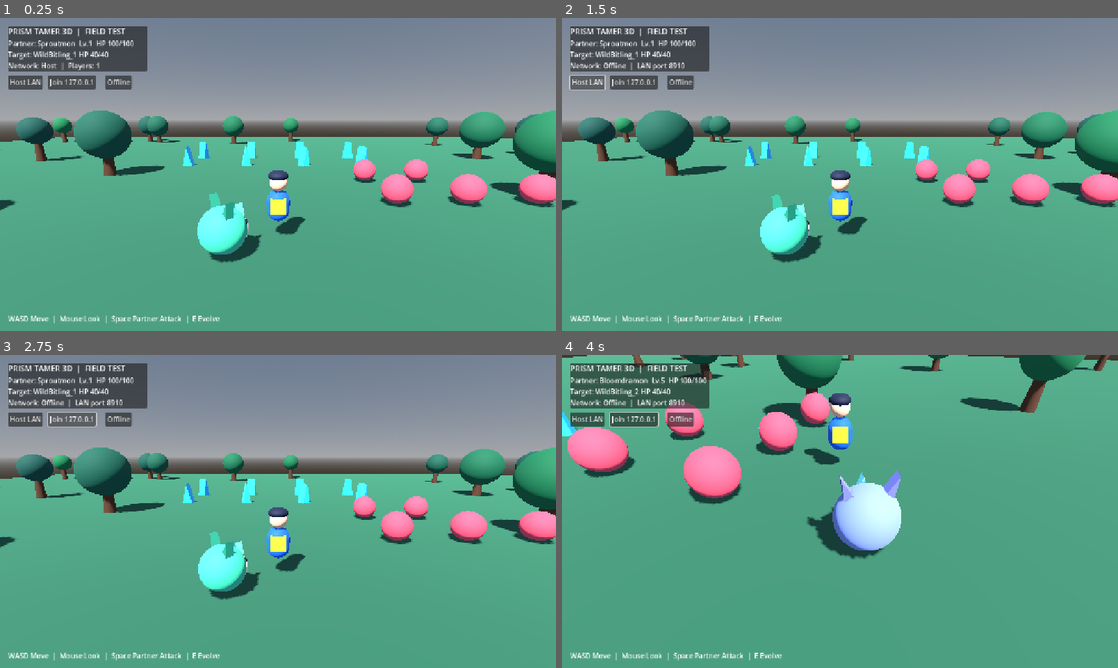
Above: before the commit, frames 1-4 (two rows, left to right).
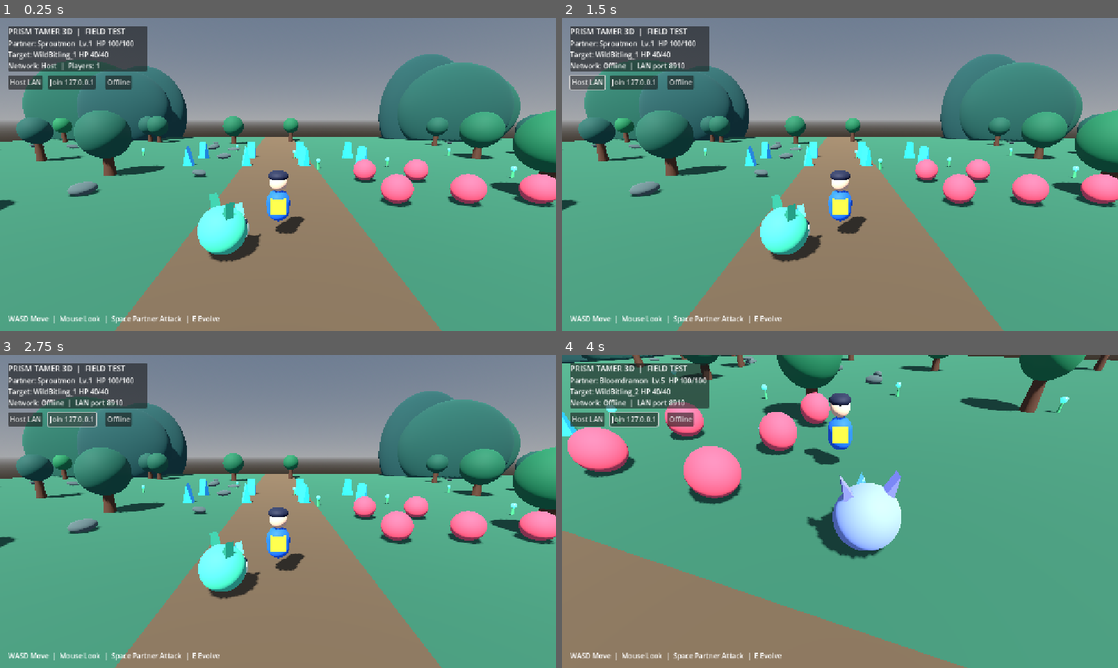
Above: after the commit, the same moments.

Repository: napathjailha-lgtm/Digimon2.5D
Game: Godot game, scene res://scenes/main.tscn
The game is run twice, just before and just after one commit, with the same random seed, the same clock (stepped at 60 frames per second) and the same inputs.
Inputs (mouse positions are in pixels of both pictures, inside the frame that each line leads up to):
- Up to frame 1 (0.25 s): no input
- Up to frame 2 (1.5 s): click "Offline" at 0.5 s; click "Host LAN" at 1.25 s
- Up to frame 3 (2.75 s): click "Join 127.0.0.1" at 2 s
- Up to frame 4 (4 s): move the mouse to (867, 511) at 2.77 s; hold E (interact) 2.78-3.53 s; hold W (move_forward) from 2.78 s (still down); move the mouse to (812, 511) at 3.52 s; tap E (interact) at 3.6 s

The runs differ from the first frame. In frame 1, 28% of the frame differs, in the area x 4-94%, y 11-100%; in frame 2, 28%; in frame 3, 28%; in frame 4, 17%.

Commit message:
Improve 3D forest scene depth and visual landmarks

Diff:
--- a/prototype_3d/scripts/main.gd
+++ b/prototype_3d/scripts/main.gd
@@ -115,6 +115,73 @@
         crystal.rotation_degrees.y = float(i) * 17.0
         crystal.material_override = _material(Color(0.18, 0.72, 0.96), 0.25, 0.3)
         add_child(crystal)
+
+
+    _build_world_details()
+
+func _build_world_details() -> void:
+    # A visible winding trail makes the third-person perspective and depth easier to read.
+    var trail: MeshInstance3D = MeshInstance3D.new()
+    var trail_mesh: PlaneMesh = PlaneMesh.new()
+    trail_mesh.size = Vector2(5.5, 82.0)
+    trail.mesh = trail_mesh
+    trail.position = Vector3(0.0, 0.025, -3.0)
+    trail.material_override = _material(Color(0.34, 0.27, 0.18), 1.0)
+    add_child(trail)
+
+    # Layered distant hills give the scene a horizon instead of an empty flat plane.
+    for i: int in range(9):
+        var hill: MeshInstance3D = MeshInstance3D.new()
+        var hill_mesh: SphereMesh = SphereMesh.new()
+        hill_mesh.radius = 1.0
+        hill_mesh.height = 2.0
+        hill.mesh = hill_mesh
+        var side: float = -1.0 if i % 2 == 0 else 1.0
+        hill.position = Vector3(side * (27.0 + float(i % 3) * 4.0), 5.0, -38.0 - float(i / 2) * 2.5)
+        hill.scale = Vector3(8.0 + float(i % 3) * 2.0, 7.0 + float(i % 4), 4.0)
+        hill.material_override = _material(Color(0.12, 0.27 + float(i % 3) * 0.025, 0.24), 1.0)
+        add_child(hill)
+
+    var rng: RandomNumberGenerator = RandomNumberGenerator.new()
+    rng.seed = 81723
+    for i: int in range(32):
+        var rock: MeshInstance3D = MeshInstance3D.new()
+        var rock_mesh: SphereMesh = SphereMesh.new()
+        rock_mesh.radius = 0.5
+        rock_mesh.height = 0.8
+        rock.mesh = rock_mesh
+        var x: float = rng.randf_range(-34.0, 34.0)
+        var z: float = rng.randf_range(-32.0, 28.0)
+        if absf(x) < 4.0:
+            x = signf(x) * 5.0
+        rock.position = Vector3(x, 0.25, z)
+        rock.scale = Vector3(rng.randf_range(0.5, 1.8), rng.randf_range(0.35, 0.8), rng.randf_range(0.5, 1.3))
+        rock.rotation_degrees = Vector3(rng.randf_range(-12.0, 12.0), rng.randf_range(0.0, 180.0), rng.randf_range(-12.0, 12.0))
+        rock.material_override = _material(Color(0.28, 0.34, 0.31), 1.0)
+        add_child(rock)
+
+    # Small glowing plants and crystals act as readable landmarks.
+    for i: int in range(14):
+        var plant: Node3D = Node3D.new()
+        plant.position = Vector3(rng.randf_range(-18.0, 18.0), 0.0, rng.randf_range(-22.0, 12.0))
+        var stem: MeshInstance3D = MeshInstance3D.new()
+        var stem_mesh: CylinderMesh = CylinderMesh.new()
+        stem_mesh.top_radius = 0.035
+        stem_mesh.bottom_radius = 0.07
+        stem_mesh.height = 0.55
+        stem.mesh = stem_mesh
+        stem.position.y = 0.27
+        stem.material_override = _material(Color(0.25, 0.68, 0.38))
+        plant.add_child(stem)
+        var glow: MeshInstance3D = MeshInstance3D.new()
+        var glow_mesh: SphereMesh = SphereMesh.new()
+        glow_mesh.radius = 0.16
+        glow_mesh.height = 0.32
+        glow.mesh = glow_mesh
+        glow.position.y = 0.62
+        glow.material_override = _material(Color(0.25, 0.88, 0.72), 0.25, 1.1)
+        plant.add_child(glow)
+        add_child(plant)
 
 func _build_player() -> void:
     player = CharacterBody3D.new()
